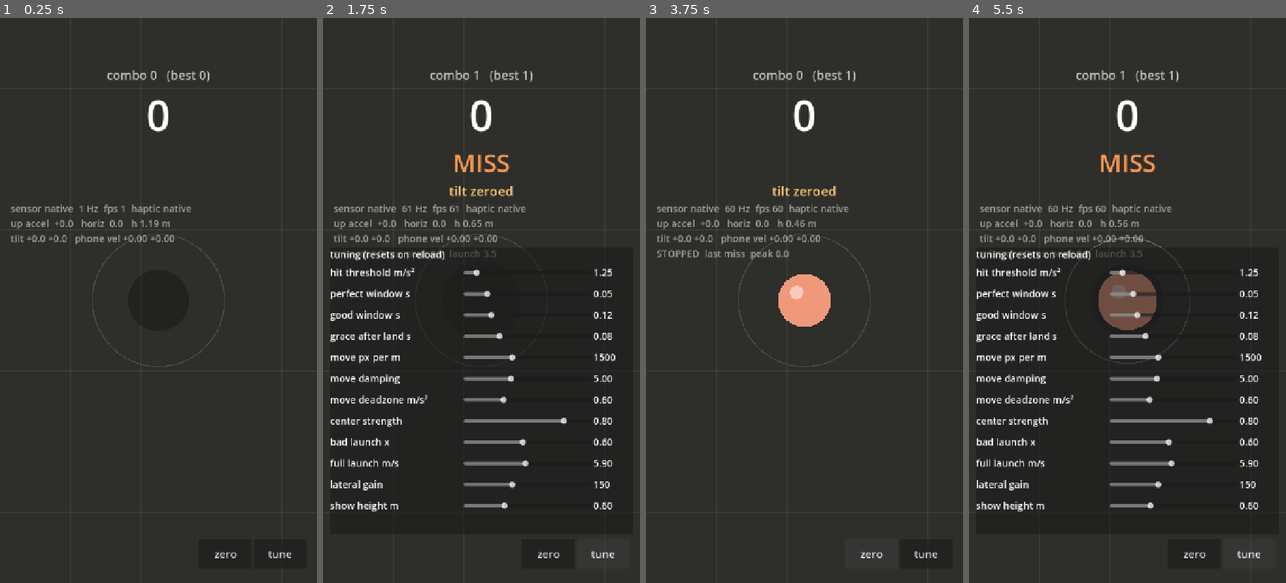
Above: before the commit, frames 1-4 (left to right).
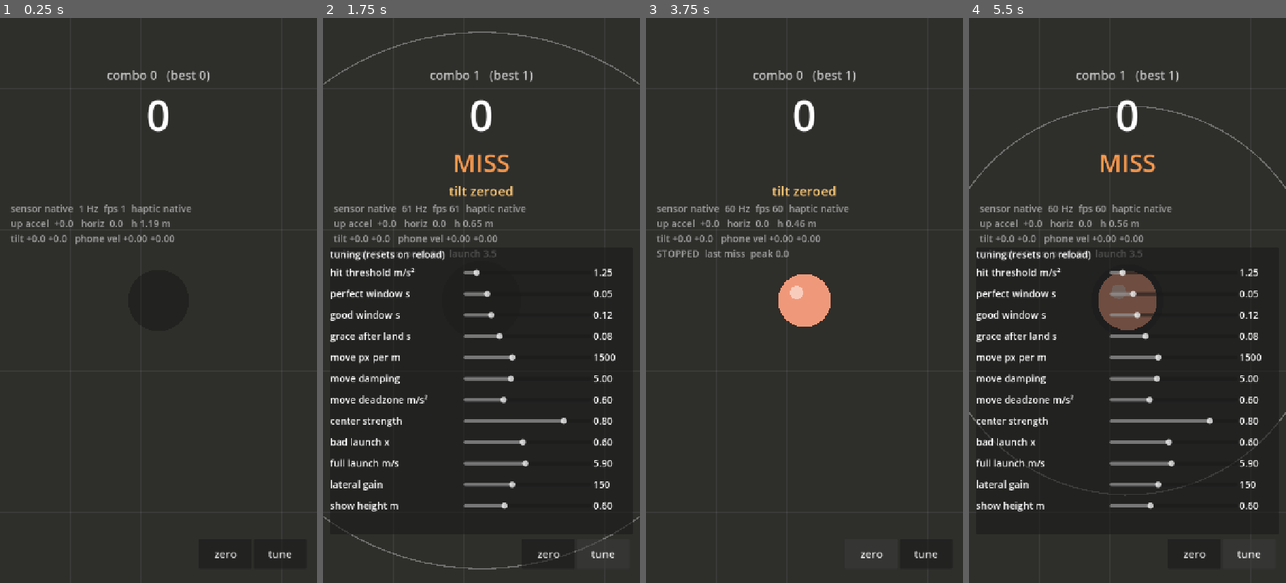
Above: after the commit, the same moments.

Repository: Xionday/Papapa
Game: Godot game, scene res://scenes/main.tscn
Same seed, same stepped clock (60 frames per second), same inputs: the game is played once before the commit and once after it.
Inputs:
- Up to frame 1 (0.25 s): no input
- Up to frame 2 (1.75 s): click "zero" at 0.5 s; click "tune" at 1.25 s
- Up to frame 3 (3.75 s): click "zero" at 2 s; click "tune" at 2.75 s; click "zero" at 3.5 s
- Up to frame 4 (5.5 s): click "tune" at 4.25 s

The runs differ from the first frame. In frame 1, 0.3% of the frame differs, in the area x 29-71%, y 38-62%; in frame 2, 0.5%; in frame 3, 0.3%; in frame 4, 0.6%, in the area x 0-100%, y 15-85%.

Commit message:
收縮環改從最高點、螢幕外等速縮入；PERFECT 金環化灰燼
- 起跳時算出理論最高點與落地時刻；環在最高點出現、半徑從螢幕外(對角線一半)等速縮到落地時的球半徑
- 球上升段沒有環；settle 期間環貼住球
- PERFECT：金色殘環外擴淡出 0.5s，36 顆灰燼粒子沿環散開、向上飄、隨機擾動後消散
- GOOD/BAD 維持原樣

Co-Authored-By: Claude Fable 5.1 <noreply@anthropic.com>
Claude-Session: https://claude.ai/code/session_01M2isnyCwhhtueNisXY1RbR

Diff:
--- a/scripts/game.gd
+++ b/scripts/game.gd
@@ -56,7 +56,11 @@
 ## 時機
 var _t_visible: float = -1.0                ## 球這次下落「出現」的時刻；-1 = 還沒出現
 var _t_land: float = 0.0                    ## 這次落地時刻
-var _t_fall_visible: float = 0.1            ## 出現到落地的理論時間（畫收縮環用）
+var _t_apex: float = 0.0                    ## 這次彈起的理論最高點時刻（收縮環從這裡開始）
+var _t_land_pred: float = 0.0               ## 理論落地時刻
+var _ash: Array = []                        ## PERFECT 的灰燼粒子 {p, v, life, r}
+var _ring_gold: float = 0.0                 ## PERFECT 後環變金色的殘留時間
+var _ring_gold_pos: Vector2 = Vector2.ZERO
 var last_grade: String = ""
 var last_dt: float = 0.0
 var last_peak: float = 0.0
@@ -124,21 +128,21 @@
 	ball_stopped = false
 	last_grade = ""
 	_t_visible = -1.0
-	_update_fall_time()
-
-
-## 從 show_height 落到 0 要多久（給收縮環用）
-func _update_fall_time() -> void:
-	var max_h: float = (v_up * v_up) / (2.0 * gravity_m)
-	var h0: float = min(show_height, max_h)
-	var v_at_h0: float = sqrt(max(0.0, 2.0 * gravity_m * (max_h - h0)))
-	## h0 = v_at_h0 t + g t²/2
-	_t_fall_visible = max(0.03, (-v_at_h0 + sqrt(v_at_h0 * v_at_h0 + 2.0 * gravity_m * h0)) / gravity_m)
+	_launch_timing()
+
+
+## 起跳瞬間算出理論最高點與落地時刻（收縮環用）
+func _launch_timing() -> void:
+	var t_half: float = v_up / gravity_m
+	_t_apex = _now() + t_half
+	_t_land_pred = _now() + 2.0 * t_half
 
 
 func _process(delta: float) -> void:
 	_flash = max(0.0, _flash - delta * 3.0)
+	_ring_gold = max(0.0, _ring_gold - delta)
 	_step_move(delta)
+	_step_ash(delta)
 
 	match state:
 		"air":
@@ -213,6 +217,7 @@
 			last_launch = full_launch
 			_flash_color = Color(0.36, 0.79, 0.65)
 			_sensor.haptic(1)
+			_spawn_ash()
 		"good":
 			bad_count = 0
 			last_launch = full_launch * good_launch
@@ -248,9 +253,39 @@
 	var flight_t: float = 2.0 * v_up / gravity_m
 	v_lat += (paddle_pos - ball_pos) * center_strength / flight_t
 	_t_visible = -1.0
-	_update_fall_time()
+	_launch_timing()
 	state = "air"
 	judged.emit(grade, last_dt, streak, score)
+
+
+## PERFECT：環變金色，碎成灰燼飄散
+func _spawn_ash() -> void:
+	_ring_gold = 0.5
+	_ring_gold_pos = ball_pos
+	_ash.clear()
+	var n := 36
+	for i in n:
+		var a: float = TAU * i / n + randf_range(-0.05, 0.05)
+		var dir := Vector2(cos(a), sin(a))
+		_ash.append({
+			"p": ball_pos + dir * BALL_R_LAND,
+			"v": dir * randf_range(40.0, 120.0) + Vector2(randf_range(-20.0, 20.0), randf_range(-90.0, -40.0)),
+			"life": randf_range(0.5, 0.9),
+			"max": 0.0,
+			"r": randf_range(2.0, 4.5),
+		})
+	for d in _ash:
+		d["max"] = d["life"]
+
+
+func _step_ash(delta: float) -> void:
+	if _ash.is_empty():
+		return
+	for d in _ash:
+		d["life"] -= delta
+		d["p"] += d["v"] * delta
+		d["v"] = d["v"] * exp(-1.5 * delta) + Vector2(randf_range(-30.0, 30.0), -25.0) * delta
+	_ash = _ash.filter(func(d): return d["life"] > 0.0)
 
 
 ## 球限制在螢幕內：撞到邊就停在邊上，橫向速度歸零
@@ -306,16 +341,24 @@
 	var k: float = clamp(ball_h / show_height, 0.0, 1.0)
 	var ball_r: float = lerp(BALL_R_LAND, BALL_R_HIGH, k)
 
-	## 收縮環：球出現前停在最大；出現後隨「距離落地的時間」縮到剛好貼住落地時的球
-	if state == "air" or state == "settle":
-		var ring_r: float = RING_R_MAX
-		if state == "settle":
-			ring_r = BALL_R_LAND
-		elif _t_visible >= 0.0:
-			var remain: float = clamp((_t_visible + _t_fall_visible - _now()) / _t_fall_visible, 0.0, 1.0)
-			ring_r = lerp(BALL_R_LAND, RING_R_MAX, remain)
-		var ring_a: float = 0.25 if _t_visible >= 0.0 else 0.12
-		draw_arc(sp, ring_r, 0.0, TAU, 64, Color(1, 1, 1, ring_a), 3.0)
+	## 收縮環：從最高點開始、由螢幕外等速縮進來，落地瞬間剛好貼住球與影子
+	var now := _now()
+	if state == "air" and now >= _t_apex:
+		var ring_start: float = vp.length() * 0.5 + 20.0
+		var u: float = clamp((now - _t_apex) / max(0.01, _t_land_pred - _t_apex), 0.0, 1.0)
+		var ring_r: float = lerp(ring_start, BALL_R_LAND, u)
+		draw_arc(sp, ring_r, 0.0, TAU, 96, Color(1, 1, 1, 0.3), 3.0)
+	elif state == "settle":
+		draw_arc(sp, BALL_R_LAND, 0.0, TAU, 64, Color(1, 1, 1, 0.3), 3.0)
+
+	## PERFECT 的金環殘影與灰燼
+	if _ring_gold > 0.0:
+		var gp := _to_screen(_ring_gold_pos)
+		var f: float = _ring_gold / 0.5
+		draw_arc(gp, BALL_R_LAND + (1.0 - f) * 30.0, 0.0, TAU, 64, Color(1.0, 0.84, 0.3, 0.8 * f), 3.0)
+	for d in _ash:
+		var f2: float = d["life"] / d["max"]
+		draw_circle(_to_screen(d["p"]), d["r"] * f2, Color(1.0, 0.8, 0.3, 0.9 * f2))
 
 	## 球：只有低於 show_height 才看得到，越高(越靠近眼睛)越大
 	if visible_ball:
